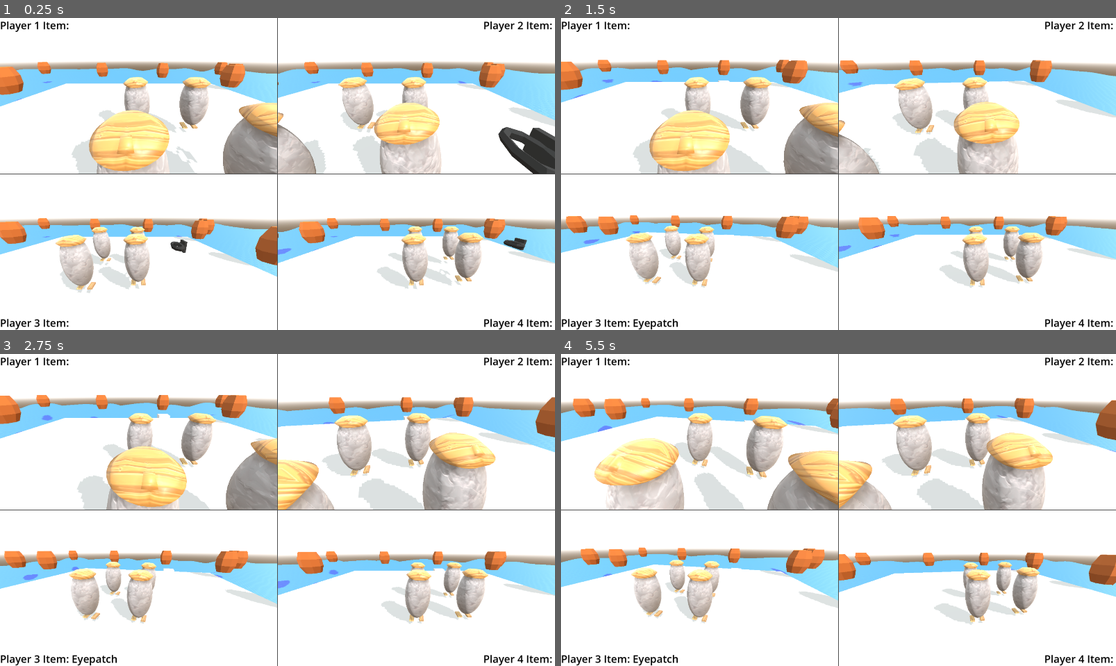
Above: before the commit, frames 1-4 (two rows, left to right).
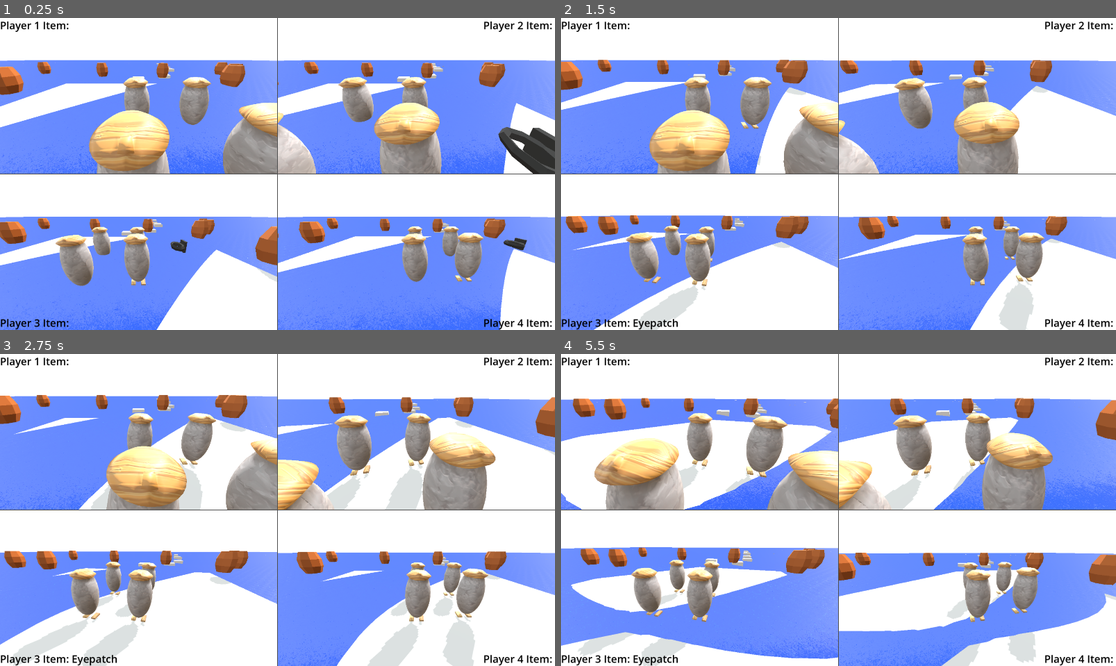
Above: after the commit, the same moments.

Repository: SofiaTilde/wrecked-DH2650-spel-project
Game: Godot game, scene res://node_3d.tscn
Same seed, same stepped clock (60 frames per second), same inputs: the game is played once before the commit and once after it.
Inputs (mouse positions are in pixels of both pictures, inside the frame that each line leads up to):
- Up to frame 1 (0.25 s): no input
- Up to frame 2 (1.5 s): move the mouse to (866, 174) at 0.52 s; move the mouse to (810, 174) at 1.27 s
- Up to frame 3 (2.75 s): move the mouse to (288, 503) at 2.02 s
- Up to frame 4 (5.5 s): move the mouse to (832, 516) at 2.77 s; move the mouse to (877, 513) at 3.52 s; move the mouse to (794, 506) at 4.27 s; move the mouse to (844, 510) at 5.02 s

The runs differ from the first frame. In frame 1, 56% of the frame differs, in the area x 0-100%, y 13-100%; in frame 2, 50%; in frame 3, 45%; in frame 4, 49%.

Commit message:
Add water LOD grid

Diff:
--- a/wrecked/materials/water.tres
+++ b/wrecked/materials/water.tres
@@ -1,6 +1,4 @@
-[gd_resource type="StandardMaterial3D" load_steps=2 format=3 uid="uid://s5rkjdk0ph1q"]
-
-[ext_resource type="Texture2D" uid="uid://cg1gnyp42g52o" path="res://textures/water2.png" id="1_6gfwt"]
+[gd_resource type="StandardMaterial3D" format=3 uid="uid://s5rkjdk0ph1q"]
 
 [resource]
 render_priority = 1
@@ -10,8 +8,6 @@
 metallic_specular = 1.0
 roughness = 0.0
 normal_enabled = true
-normal_texture = ExtResource("1_6gfwt")
 refraction_enabled = true
-refraction_texture = ExtResource("1_6gfwt")
 refraction_texture_channel = 4
 uv1_scale = Vector3(100, 100, 100)
--- /dev/null
+++ b/wrecked/materials/water_new.tres
@@ -0,0 +1,15 @@
+[gd_resource type="ShaderMaterial" load_steps=4 format=3 uid="uid://c4aqjo7a2lq7w"]
+
+[ext_resource type="Shader" uid="uid://dvaag64n852it" path="res://shaders/water.gdshader" id="1_hn1ju"]
+[ext_resource type="Texture2D" uid="uid://cpr0jetichmxo" path="res://textures/waterDUDV.png" id="2_usmt2"]
+[ext_resource type="Texture2D" uid="uid://cqac3oh6jseng" path="res://textures/waterNormals.png" id="3_4ip6w"]
+
+[resource]
+render_priority = 0
+shader = ExtResource("1_hn1ju")
+shader_parameter/dudv_map = ExtResource("2_usmt2")
+shader_parameter/normal_map = ExtResource("3_4ip6w")
+shader_parameter/refraction_map = ExtResource("3_4ip6w")
+shader_parameter/albedo_color = Vector4(0.1, 0.3, 0.9, 1)
+shader_parameter/alpha = 1.0
+shader_parameter/time = 0.0
--- a/wrecked/node_3d.tscn
+++ b/wrecked/node_3d.tscn
@@ -1,10 +1,10 @@
 [gd_scene load_steps=13 format=3 uid="uid://3f7k8dolqfhh"]
 
 [ext_resource type="PackedScene" uid="uid://g4tbrr3sfui2" path="res://player.tscn" id="1_a202f"]
-[ext_resource type="PackedScene" uid="uid://bxdelsa5s7rp2" path="res://water.tscn" id="2_noarx"]
 [ext_resource type="Script" uid="uid://d4bj501dyxm1u" path="res://items/barrel_generator.gd" id="4_jka67"]
 [ext_resource type="PackedScene" uid="uid://dnrtklvqut8jx" path="res://items/barrel.tscn" id="5_i5arm"]
 [ext_resource type="PackedScene" uid="uid://cavkptlfya0u2" path="res://platform.tscn" id="6_i5arm"]
+[ext_resource type="PackedScene" uid="uid://berc3ktdu00jq" path="res://water_grid.tscn" id="6_jsk3o"]
 [ext_resource type="PackedScene" uid="uid://6kx5nm2ecru" path="res://items/items.tscn" id="6_wc5p8"]
 
 [sub_resource type="PlaneMesh" id="PlaneMesh_a0tk4"]
@@ -28,7 +28,7 @@
 [node name="Level" type="Node3D"]
 
 [node name="DirectionalLight3D" type="DirectionalLight3D" parent="."]
-transform = Transform3D(-0.804976, -0.218086, 0.551772, 0.574559, -0.518481, 0.633293, 0.147971, 0.826811, 0.542668, 8.85041, 10.0383, 7.80694)
+transform = Transform3D(-0.810811, -0.466131, 0.353989, -0.0900875, 0.696969, 0.71142, -0.578334, 0.544937, -0.607102, 2.09259, 10.0383, -12.6826)
 shadow_enabled = true
 
 [node name="MeshInstance3D" type="MeshInstance3D" parent="."]
@@ -42,9 +42,6 @@
 [node name="WorldEnvironment" type="WorldEnvironment" parent="."]
 environment = SubResource("Environment_a0tk4")
 camera_attributes = SubResource("CameraAttributesPractical_noarx")
-
-[node name="Water" parent="." instance=ExtResource("2_noarx")]
-transform = Transform3D(1, 0, 0, 0, 1, 0, 0, 0, 1, 0, -2, 0)
 
 [node name="GridContainer" type="GridContainer" parent="."]
 anchors_preset = 15
@@ -175,6 +172,31 @@
 transform = Transform3D(1, 0, 0, 0, 1, 0, 0, 0, 1, 4.81374, 0, -15.7738)
 
 [node name="Platform3" parent="." instance=ExtResource("6_i5arm")]
-transform = Transform3D(1, 0, 0, 0, 1, 0, 0, 0, 1, 9.39385, 0, -17.5806)
-
-visible = false
+transform = Transform3D(1, 0, 0, 0, 1, 0, 0, 0, 1, 7.42132, 0, -21.7507)
+
+[node name="Platform3" parent="Platform3" instance=ExtResource("6_i5arm")]
+transform = Transform3D(1, 0, 0, 0, 1, 0, 0, 0, 1, 0.606239, 0, -5.09747)
+
+[node name="Platform3" parent="Platform3/Platform3" instance=ExtResource("6_i5arm")]
+transform = Transform3D(1, 0, 0, 0, 1, 0, 0, 0, 1, 0.606239, 0, -5.09747)
+
+[node name="Platform3" parent="Platform3/Platform3/Platform3" instance=ExtResource("6_i5arm")]
+transform = Transform3D(1, 0, 0, 0, 1, 0, 0, 0, 1, 0.606239, 0, -5.09747)
+
+[node name="Platform3" parent="Platform3/Platform3/Platform3/Platform3" instance=ExtResource("6_i5arm")]
+transform = Transform3D(1, 0, 0, 0, 1, 0, 0, 0, 1, 0.606239, 0, -5.09747)
+
+[node name="Platform3" parent="Platform3/Platform3/Platform3/Platform3/Platform3" instance=ExtResource("6_i5arm")]
+transform = Transform3D(1, 0, 0, 0, 1, 0, 0, 0, 1, 0.606239, 0, -5.09747)
+
+[node name="Platform3" parent="Platform3/Platform3/Platform3/Platform3/Platform3/Platform3" instance=ExtResource("6_i5arm")]
+transform = Transform3D(1, 0, 0, 0, 1, 0, 0, 0, 1, 0.606239, 0, -5.09747)
+
+[node name="Platform3" parent="Platform3/Platform3/Platform3/Platform3/Platform3/Platform3/Platform3" instance=ExtResource("6_i5arm")]
+transform = Transform3D(1, 0, 0, 0, 1, 0, 0, 0, 1, 0.606239, 0, -5.09747)
+
+[node name="Platform3" parent="Platform3/Platform3/Platform3/Platform3/Platform3/Platform3/Platform3/Platform3" instance=ExtResource("6_i5arm")]
+transform = Transform3D(1, 0, 0, 0, 1, 0, 0, 0, 1, 0.606239, 0, -5.09747)
+
+[node name="WaterGrid" parent="." instance=ExtResource("6_jsk3o")]
+transform = Transform3D(1, 0, 0, 0, 1, 0, 0, 0, 1, 0, -3, 0)
--- a/wrecked/scripts/platform.gd
+++ b/wrecked/scripts/platform.gd
@@ -1,16 +1,18 @@
 extends Node3D
 
-func _physics_process(delta: float) -> void:
+func _process(delta: float) -> void:
 	var pos = global_transform.origin
 
-	pos.y = -1.75
+	pos.y = 0.0
 
 	var time = Time.get_ticks_msec() / 1000.0
 
-	pos.y += sin(pos.x * 0.21 + pos.z * 0.15 + time * 0.5) * 0.31;
-	pos.y += sin(pos.x * 0.23 + pos.z * 0.32 + time * 1.2) * 0.25;
-	pos.y += sin(pos.x * 0.38 + pos.z * 0.41 + time * 0.7) * 0.33;
-	pos.y += sin(pos.x * 0.24 + pos.z * 0.32 + time * 0.9) * 0.21;
-	pos.y += sin(pos.x * 0.42 + pos.z * 0.2 + time * 1.5) * 0.22;
+	pos.y += sin(pos.x * 0.21 + pos.z * 0.26 + time * 0.2) * 0.31;
+	pos.y += sin(pos.x * 0.33 + pos.z * 0.192 + time * 0.6) * 0.25;
+	pos.y += sin(pos.x * 0.198 + pos.z * 0.1 + time * 0.5) * 0.33;
+	pos.y += sin(pos.x * 0.284 + pos.z * 0.42 + time * 0.82) * 0.21;
+	pos.y += sin(pos.x * 0.112 + pos.z * 0.27 + time * 0.7) * 0.22;
+
+	pos.y *= clamp(1.0 - sqrt(pos.x * pos.x + pos.z * pos.z) / 128.0, 0.0, 1.0);
 
 	global_transform.origin = pos
--- /dev/null
+++ b/wrecked/scripts/water_grid.gd
@@ -0,0 +1,35 @@
+extends Node3D
+
+@export var tile_scene        : PackedScene
+@export var tile_size         : float      = 32.0  # must match WaterTile
+@export var tiles_per_axis    : int        = 8
+
+@export var water_material : ShaderMaterial
+
+func _process(_delta: float) -> void:
+	water_material.set_shader_parameter(
+		"time",
+		Time.get_ticks_msec() / 1000.0    # same clock as TIME, and same as in platforms
+		)
+
+func _ready():
+	_spawn_grid()
+
+func _spawn_grid():
+	var max_tiles = tiles_per_axis
+	for x in range(-max_tiles, max_tiles + 1):
+		for z in range(-max_tiles, max_tiles + 1):
+			var pos3 = Vector3(x * tile_size, 0.0, z * tile_size)
+			var d_tiles = tiles_per_axis - max(abs(x), abs(z))
+
+			var wanted_subdivs = min(pow(2, d_tiles), 32)
+
+			# print("Tile at: (%s, %s) has sub-divs: %d" % [x, z, wanted_subdivs])
+
+			var tile = tile_scene.instantiate()
+			tile.position = pos3
+
+			var mesh_i := tile.get_node("MeshInstance3D") as MeshInstance3D
+			mesh_i.subdivs = wanted_subdivs
+
+			add_child(tile)
--- /dev/null
+++ b/wrecked/scripts/water_tile.gd
@@ -0,0 +1,23 @@
+@tool
+extends MeshInstance3D
+
+@export var tile_size: float = 32.0:              # ← colon
+	set(value):
+		tile_size = value        # safe; inside the setter this bypasses itself
+		_update_mesh()
+
+@export_range(1, 512, 1)
+var subdivs: int = 64:                           # ← colon
+	set(value):
+		subdivs = value
+		_update_mesh()
+
+func _ready():
+	_update_mesh()
+
+func _update_mesh():
+	var p := PlaneMesh.new()
+	p.size            = Vector2(tile_size, tile_size)
+	p.subdivide_width = subdivs
+	p.subdivide_depth = subdivs
+	mesh = p
--- a/wrecked/shaders/water.gdshader
+++ b/wrecked/shaders/water.gdshader
@@ -1,38 +1,36 @@
 shader_type spatial;
+render_mode world_vertex_coords; // add wireframe for debug
 
 uniform sampler2D dudv_map;
 uniform sampler2D normal_map : hint_normal;
 uniform sampler2D refraction_map;
 uniform vec4 albedo_color;
 uniform float alpha : hint_range(0,1) = 1.0;
+uniform float time;
 
 void vertex() {
 	VERTEX.y = 0.0;
-	VERTEX.y += sin(VERTEX.x * 0.21 + VERTEX.z * 0.15 + TIME * 0.5) * 0.31;
-	VERTEX.y += sin(VERTEX.x * 0.23 + VERTEX.z * 0.32 + TIME * 1.2) * 0.25;
-	VERTEX.y += sin(VERTEX.x * 0.38 + VERTEX.z * 0.41 + TIME * 0.7) * 0.33;
-	VERTEX.y += sin(VERTEX.x * 0.24 + VERTEX.z * 0.32 + TIME * 0.9) * 0.21;
-	VERTEX.y += sin(VERTEX.x * 0.42 + VERTEX.z * 0.2 + TIME * 1.5) * 0.22;
+	VERTEX.y += sin(VERTEX.x * 0.21 + VERTEX.z * 0.26 + time * 0.2) * 0.31;
+	VERTEX.y += sin(VERTEX.x * 0.33 + VERTEX.z * 0.192 + time * 0.6) * 0.25;
+	VERTEX.y += sin(VERTEX.x * 0.198 + VERTEX.z * 0.1 + time * 0.5) * 0.33;
+	VERTEX.y += sin(VERTEX.x * 0.284 + VERTEX.z * 0.42 + time * 0.82) * 0.21;
+	VERTEX.y += sin(VERTEX.x * 0.112 + VERTEX.z * 0.27 + time * 0.7) * 0.22;
 
+	VERTEX.y *= clamp(1.0 - sqrt(VERTEX.x * VERTEX.x + VERTEX.z * VERTEX.z) / 128.0, 0.0, 1.0);
 }
 
-const float move_factor = 0.005;
+const float move_factor = 0.05;
 
 void fragment() {
 	ALBEDO = albedo_color.rgb;
     ALPHA  = alpha * albedo_color.a;
 
-	vec2 distorted_uv = texture(dudv_map, vec2(UV.x + move_factor * TIME, UV.y)).xy * 0.01;
+	vec2 distorted_uv = texture(dudv_map, vec2(UV.x * 16.0 + move_factor * TIME, UV.y * 16.0)).xy * 0.05;
 	distorted_uv = UV + vec2(distorted_uv.x, distorted_uv.y + move_factor * TIME * 0.1);
 
-    vec3 normal_sample = texture(normal_map, distorted_uv * 100.0).rgb;
+    vec3 normal_sample = texture(normal_map, distorted_uv * 32.0).rgb;
     NORMAL = normal_sample * 2.0 - 1.0;
 
     ROUGHNESS = 0.0;
     METALLIC = 0.0;
 }
-
-//void light() {
-//	// Called for every pixel for every light affecting the material.
-//	// Uncomment to replace the default light processing function with this one.
-//}
--- a/wrecked/water.tscn
+++ b/wrecked/water.tscn
@@ -1,23 +1,12 @@
-[gd_scene load_steps=6 format=3 uid="uid://bxdelsa5s7rp2"]
+[gd_scene load_steps=4 format=3 uid="uid://bxdelsa5s7rp2"]
 
-[ext_resource type="Shader" uid="uid://dvaag64n852it" path="res://shaders/water.gdshader" id="1_qi1wl"]
-[ext_resource type="Texture2D" uid="uid://cpr0jetichmxo" path="res://textures/waterDUDV.png" id="2_dcmoc"]
-[ext_resource type="Texture2D" uid="uid://cqac3oh6jseng" path="res://textures/waterNormals.png" id="3_qmoj4"]
-
-[sub_resource type="ShaderMaterial" id="ShaderMaterial_7wcun"]
-render_priority = 0
-shader = ExtResource("1_qi1wl")
-shader_parameter/dudv_map = ExtResource("2_dcmoc")
-shader_parameter/normal_map = ExtResource("3_qmoj4")
-shader_parameter/refraction_map = ExtResource("3_qmoj4")
-shader_parameter/albedo_color = Vector4(0.1, 0.3, 1, 1)
-shader_parameter/alpha = 1.0
+[ext_resource type="Material" uid="uid://c4aqjo7a2lq7w" path="res://materials/water_new.tres" id="1_7wcun"]
+[ext_resource type="Script" uid="uid://cedde2o3vuae8" path="res://scripts/water_tile.gd" id="4_qmoj4"]
 
 [sub_resource type="PlaneMesh" id="PlaneMesh_7wcun"]
-material = SubResource("ShaderMaterial_7wcun")
-size = Vector2(100, 100)
-subdivide_width = 200
-subdivide_depth = 200
+size = Vector2(32, 32)
+subdivide_width = 64
+subdivide_depth = 64
 
 [node name="Water" type="Node3D"]
 
@@ -25,3 +14,5 @@
 transparency = 0.5
 cast_shadow = 0
 mesh = SubResource("PlaneMesh_7wcun")
+surface_material_override/0 = ExtResource("1_7wcun")
+script = ExtResource("4_qmoj4")
--- /dev/null
+++ b/wrecked/water_grid.tscn
@@ -0,0 +1,11 @@
+[gd_scene load_steps=4 format=3 uid="uid://berc3ktdu00jq"]
+
+[ext_resource type="Script" uid="uid://crftjk711spxw" path="res://scripts/water_grid.gd" id="1_du8gc"]
+[ext_resource type="PackedScene" uid="uid://bxdelsa5s7rp2" path="res://water.tscn" id="2_uc253"]
+[ext_resource type="Material" uid="uid://c4aqjo7a2lq7w" path="res://materials/water_new.tres" id="3_g87jw"]
+
+[node name="WaterGrid" type="Node3D"]
+script = ExtResource("1_du8gc")
+tile_scene = ExtResource("2_uc253")
+tiles_per_axis = 6
+water_material = ExtResource("3_g87jw")
Not shown, added: wrecked/scripts/water_grid.gd.uid
Not shown, added: wrecked/scripts/water_tile.gd.uid
